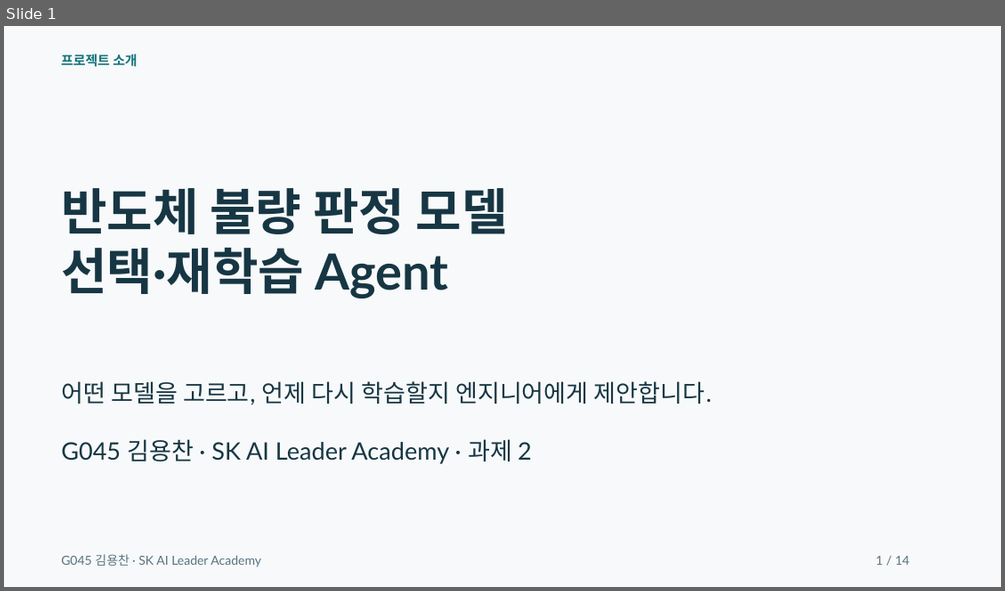
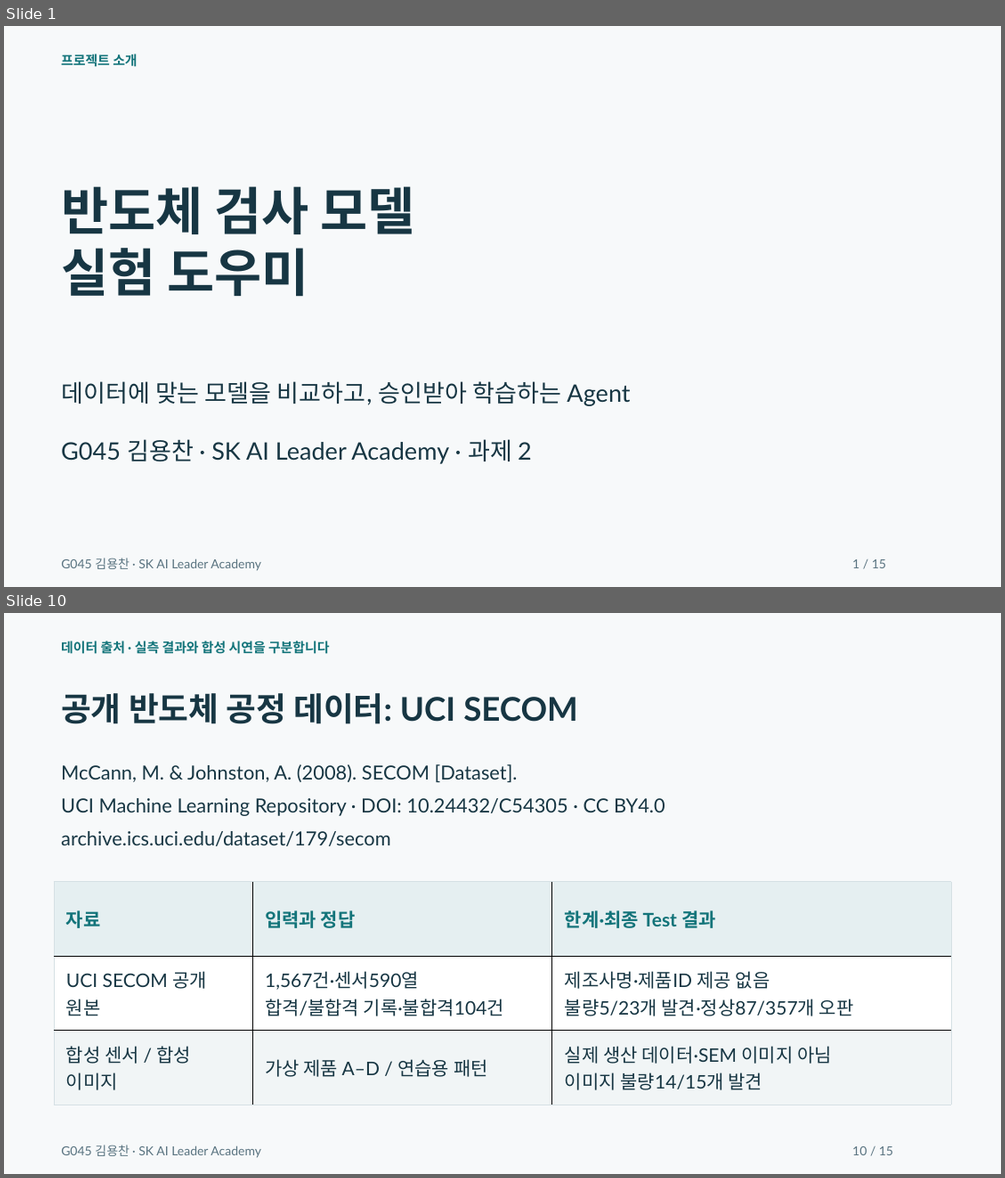
Before and after one commit to dragonchan95/Semiconductor-AI-Agent, a slide deck: docs/G045_Semiconductor_Agent.pptx. Shown one above the other, each under a label of ours: slide 1 before the commit, slides 1 and 10 after it; the slides between them are not shown. The pictures are 1005x591 and 1005x1178 pixels, drawn with LibreOffice and Linux fonts; fonts in the diff are those of the drawing. Boxes give left, top, right and bottom in pixels: in the first picture for what was removed or moved away, otherwise in the second. Text is boxed around its words. In the diff, an @@ line names an element or a change of style, - is before the commit and + after.

Commit message:
Use 60-20-20 evaluation and show the complete agent workflow

```diff
--- a/docs/G045_Semiconductor_Agent.pptx
+++ b/docs/G045_Semiconductor_Agent.pptx
@@ slide 10 added at (4,613,1001,1174), background #F7F9FA @@
@@ text added at (61,641,329,654), 12.8 pt, text #13747A, bold @@
+데이터 출처 · 실측 결과와 합성 시연을 구분합니다
@@ text added at (61,693,578,724), 31.5 pt, text #173643, bold @@
+공개 반도체 공정 데이터: UCI SECOM
@@ text added at (61,764,518,782), 18.8 pt, text #173643 @@
+McCann, M. & Johnston, A. (2008). SECOM [Dataset].
@@ text added at (61,798,665,816), 18.8 pt, text #173643 @@
+UCI Machine Learning Repository · DOI: 10.24432/C54305 · CC BY4.0
@@ text added at (61,831,390,846), 18.8 pt, text #173643 @@
+archive.ics.uci.edu/dataset/179/secom
@@ table added at (54,882,952,1104), 3 rows, 3 columns @@
+자료 | 입력과 정답 | 한계·최종 Test 결과
+UCI SECOM 공개 원본 | 1,567건·센서590열 / 합격/불합격 기록·불합격104건 | 제조사명·제품ID 제공 없음 / 불량5/23개 발견·정상87/357개 오판
+합성 센서 / 합성 이미지 | 가상 제품 A–D / 연습용 패턴 | 실제 생산 데이터·SEM 이미지 아님 / 이미지 불량14/15개 발견
@@ text added at (61,1144,261,1158), 12 pt, text #597380 @@
+G045 김용찬 · SK AI Leader Academy
@@ text added at (852,1146,893,1155), 12 pt, text #597380 @@
+10 / 15
@@ slide 1 changed as well @@
@@ text at (61,186,415,297): text changed; size 48 to 49.5 pt @@
-반도체 불량 판정 모델
-선택·재학습 Agent
+반도체 검사 모델
+실험 도우미
@@ text at (61,381,630,406): text changed @@
-어떤 모델을 고르고, 언제 다시 학습할지 엔지니어에게 제안합니다.
+데이터에 맞는 모델을 비교하고, 승인받아 학습하는 Agent
@@ text "G045 김용찬 · SK AI ...": place and size @@
-text "G045 김용찬 · SK AI ..." at (61,554,261,567)
+text "G045 김용찬 · SK AI ..." at (61,557,261,571)
@@ text at (852,559,886,568): text changed @@
-1 / 14
+1 / 15
```
Also in this commit, not shown: 4 other slides changed, 9 other slides added, 9 slides removed, 30 other files.
